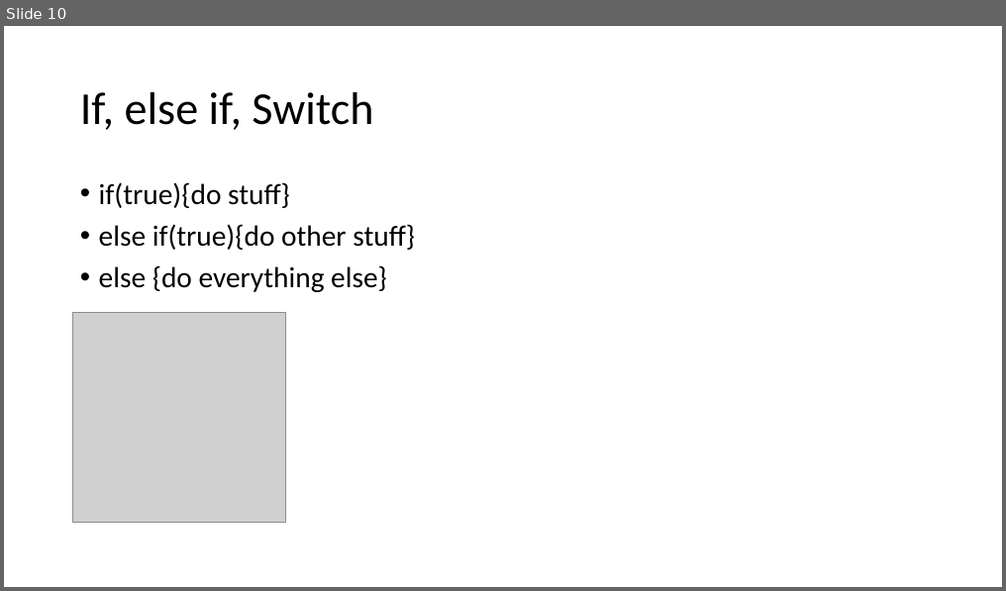
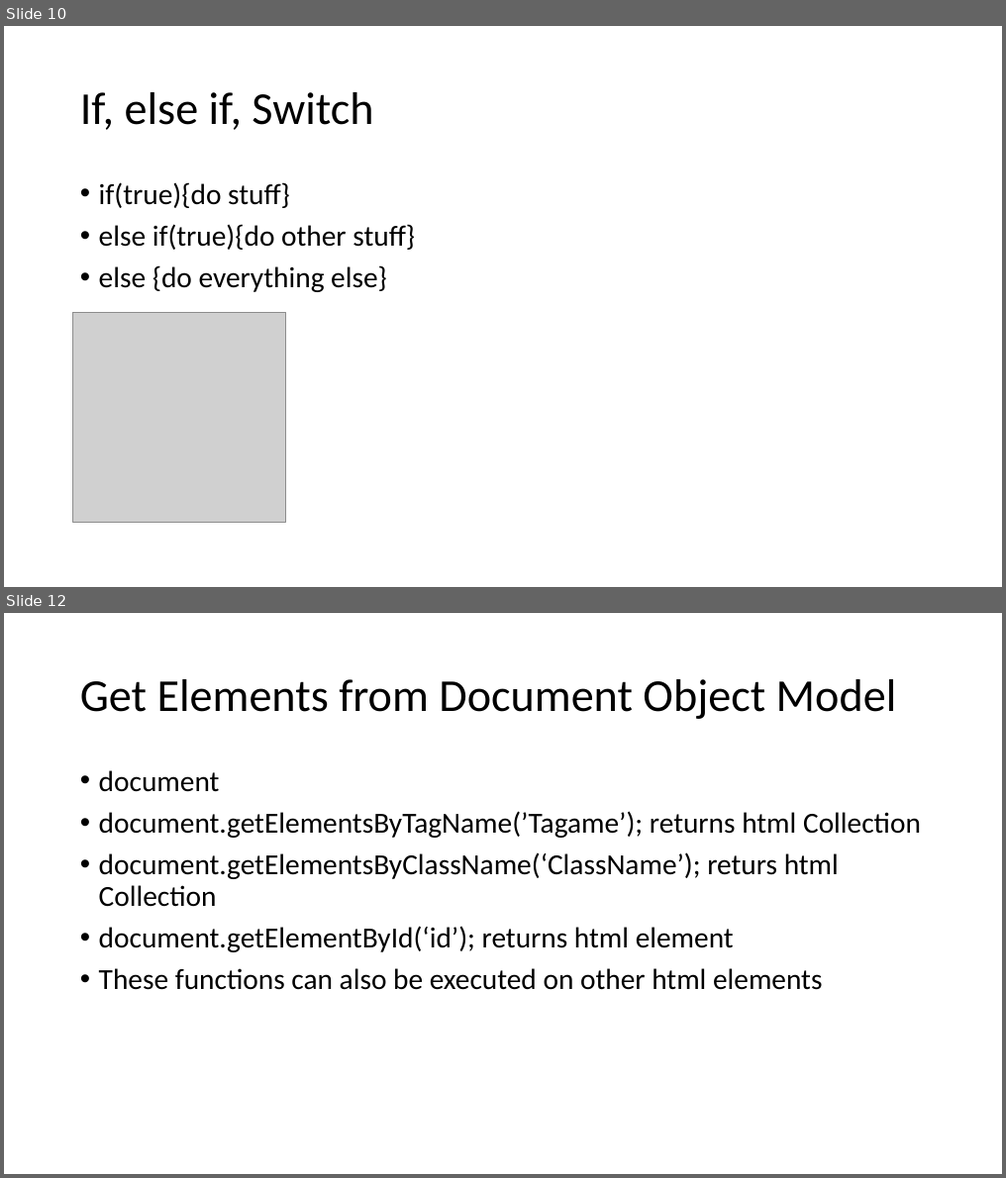
Before and after one commit to JansAkkaunt/JSTraining, a slide deck: JSTrainingj.pptx. Shown one above the other, each under a label of ours: slide 10 before the commit, slides 10 and 12 after it; the slides between them are not shown. The pictures are 1006x591 and 1006x1178 pixels, drawn with LibreOffice and Linux fonts; fonts in the diff are those of the drawing; grey boxes stand for pictures. Boxes give left, top, right and bottom in pixels: in the first picture for what was removed or moved away, otherwise in the second. Text is boxed around its words. In the diff, an @@ line names an element or a change of style, - is before the commit and + after.

```diff
--- a/JSTrainingj.pptx
+++ b/JSTrainingj.pptx
@@ slide 12 added at [4,613,1002,1174], background #FFFFFF @@
@@ title added at [80,679,897,719], 44 pt, text #000000 @@
+Get Elements from Document Object Model
@@ text added at [99,770,921,990], 28 pt, text #000000 @@
+• document
+• document.getElementsByTagName(’Tagame’); returns html Collection
+• document.getElementsByClassName(‘ClassName’); returs html Collection
+• document.getElementById(‘id’); returns html element
+• These functions can also be executed on other html elements
```
Also in this commit, not shown: 1 slide changed, 5 other slides added, 17 other files.
